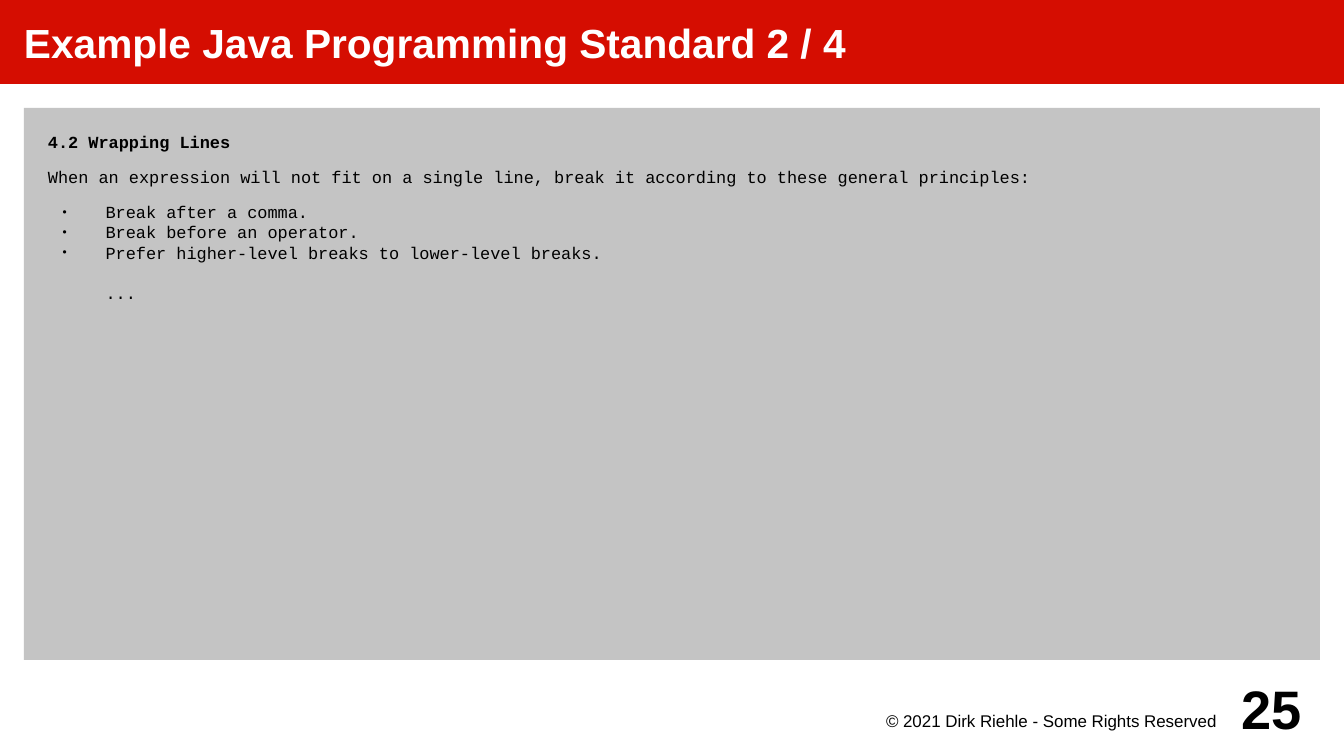
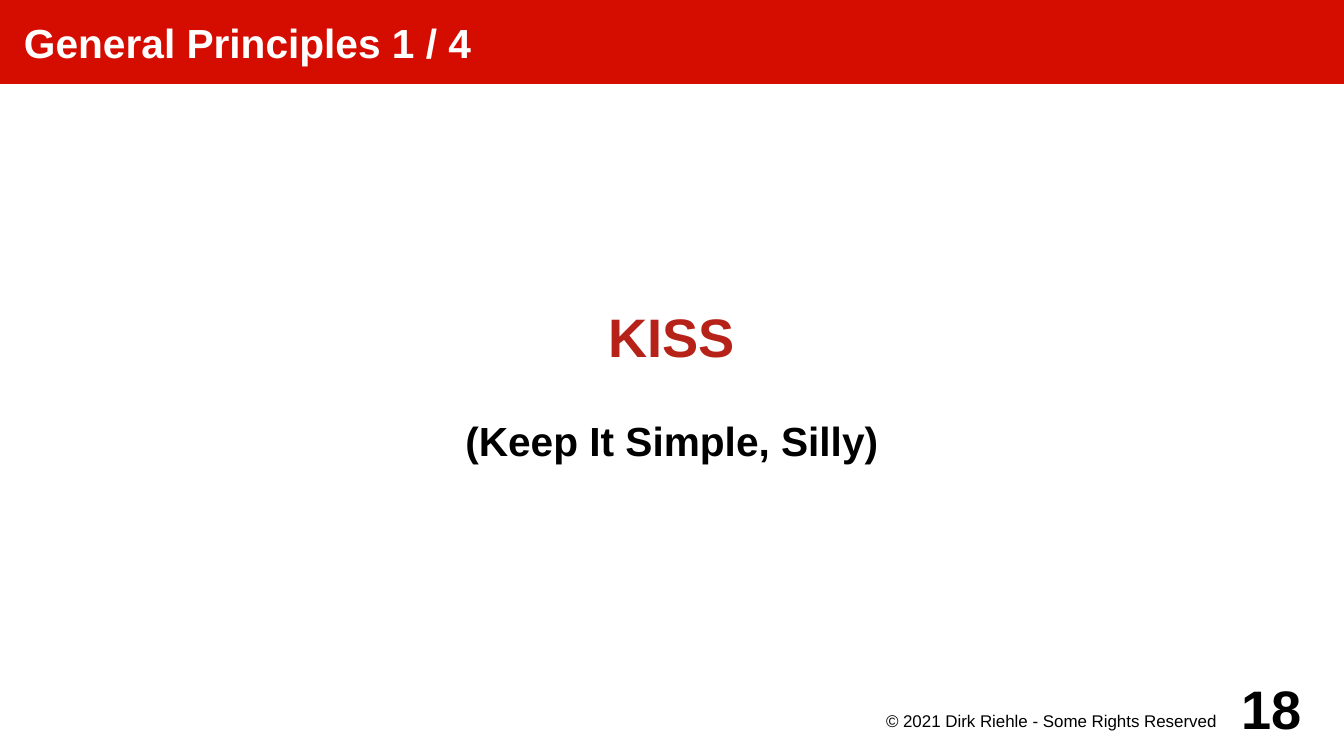
Before and after one commit to dirkriehle/amos-course, a slide deck: slide 18 of Lecture slides/AMOS E01 - Software Development.odp (slide 25 before the commit). Drawn at 1344x756 pixels with LibreOffice and Linux fonts; fonts in the diff are those of the drawing. Boxes give left, top, right and bottom in pixels: in the first picture for what was removed or moved away, otherwise in the second. Text is boxed around its words. In the diff, an @@ line names an element or a change of style, - is before the commit and + after.

```diff
--- a/Lecture slides/AMOS E01 - Software Development.odp
+++ b/Lecture slides/AMOS E01 - Software Development.odp
@@ title at box(24, 28, 471, 65): text changed @@
-Example Java Programming Standard 2 / 4
+General Principles 1 / 4
@@ subtitle "KISS": place and size @@
-subtitle "KISS" at box(24, 109, 1321, 661)
+subtitle "KISS" at box(465, 319, 878, 464)
@@ subtitle "KISS" at box(465, 319, 878, 464): vertical alignment top to middle; fill #C4C4C4 to none @@
@@ subtitle at box(465, 319, 878, 464): text changed; size 10 to 24 pt; font Courier New to Arial; bold on @@
-4.2 Wrapping Lines
-When an expression will not fit on a single line, break it according to these general principles:
-● Break after a comma.
-● Break before an operator.
-● Prefer higher-level breaks to lower-level breaks.
-...
+KISS
+(Keep It Simple, Silly)
@@ page number at box(1242, 691, 1302, 730): text changed @@
-25
+18
```
Also in this commit, not shown: 10 other slides changed, 18 slides added, 6 slides removed, 19 other files.
